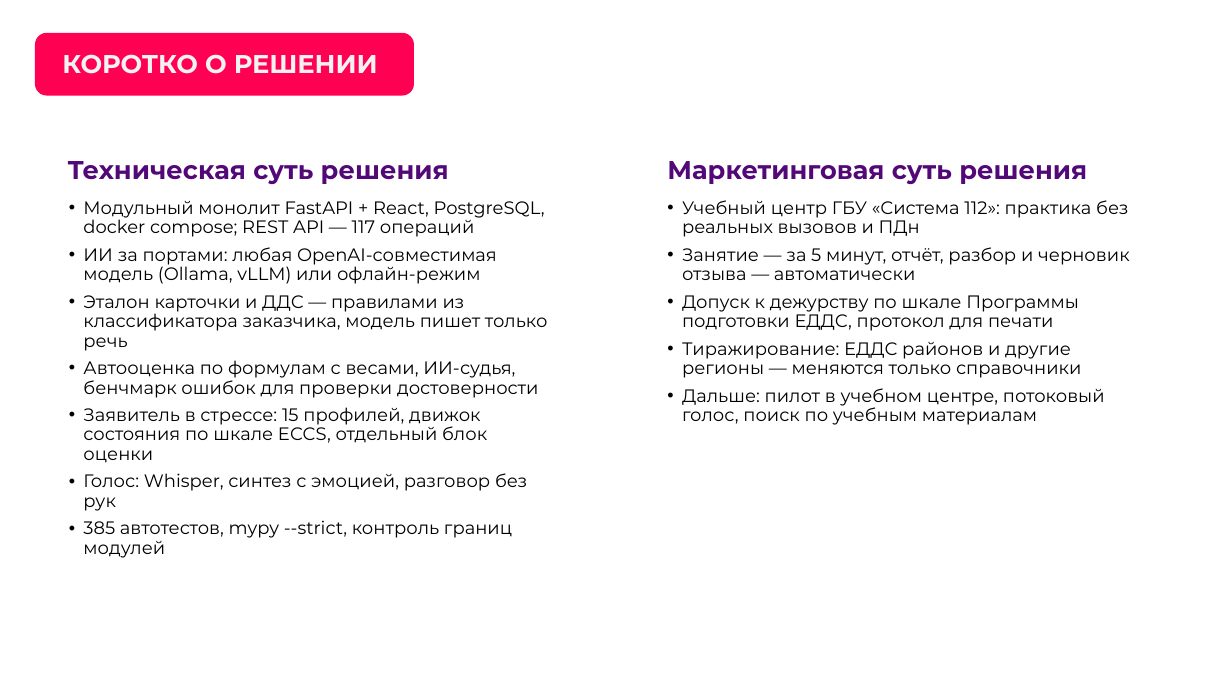
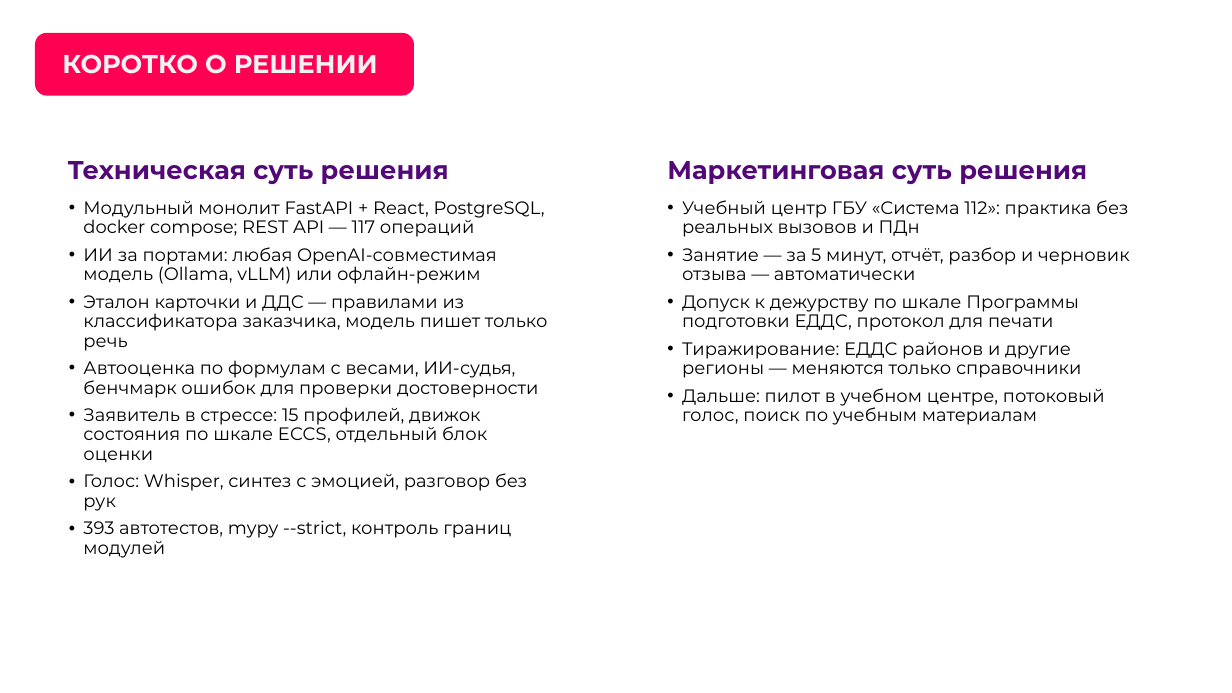
Before and after one commit to Fosh1er/MCHS_hack_AIskra, a slide deck: slide 5 of docs/presentation/АИскра_презентация_ЛЦТ2026.pptx. Drawn at 1232x693 pixels with LibreOffice and Linux fonts; fonts in the diff are those of the drawing; background and template pictures are left out. Boxes give left, top, right and bottom in pixels: in the first picture for what was removed or moved away, otherwise in the second. Text is boxed around its words. In the diff, an @@ line names an element or a change of style, - is before the commit and + after.

```diff
--- a/docs/presentation/АИскра_презентация_ЛЦТ2026.pptx
+++ b/docs/presentation/АИскра_презентация_ЛЦТ2026.pptx
@@ text at [83, 520, 511, 558]: text changed @@
-• 385 автотестов, mypy --strict, контроль границ модулей
+• 393 автотестов, mypy --strict, контроль границ модулей
```
Also in this commit, not shown: 1 other slide changed, 1 other file.
